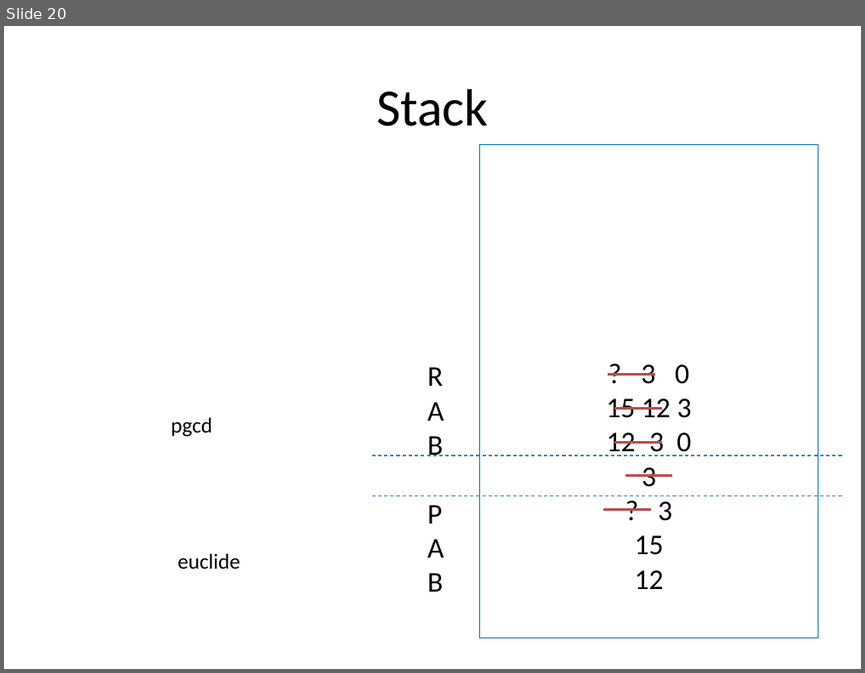
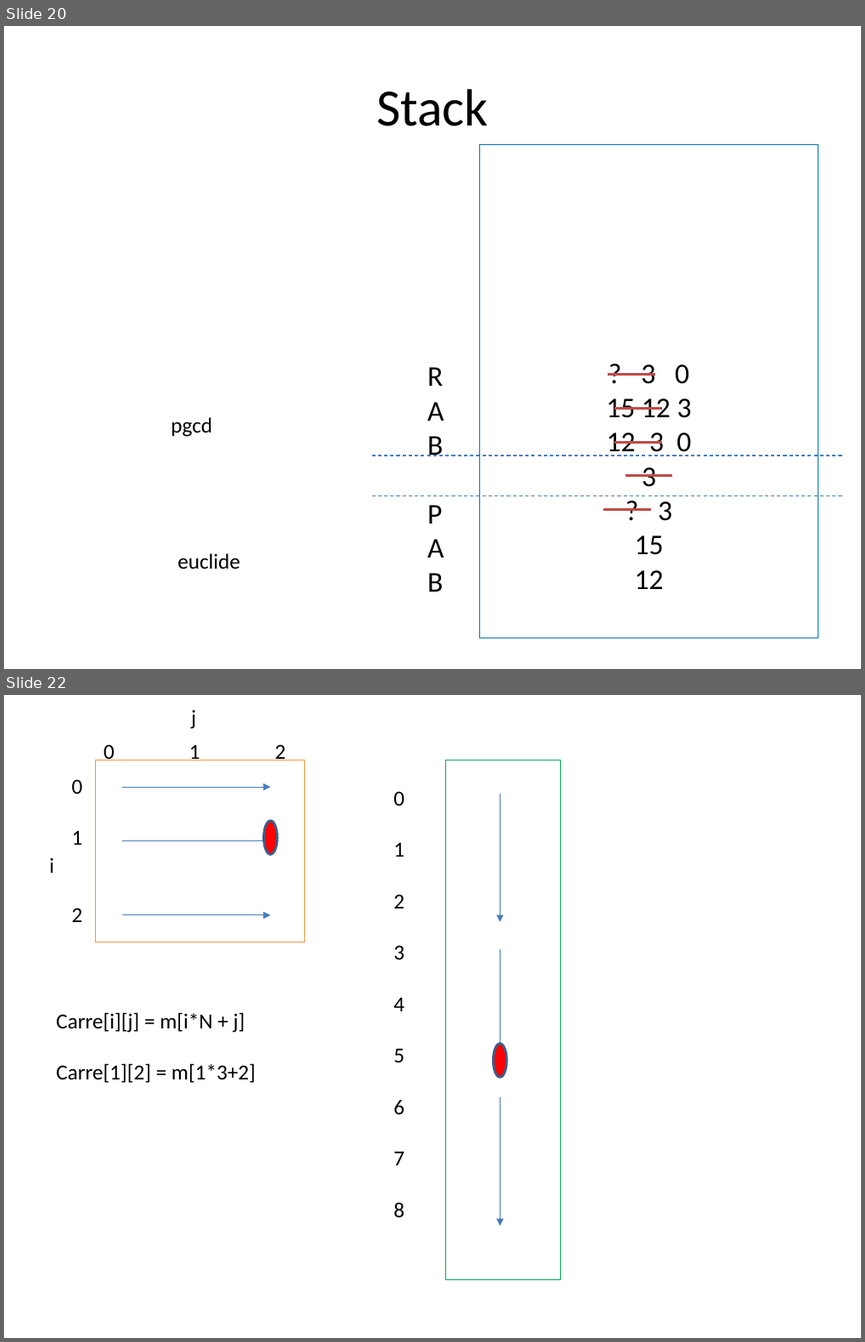
Before and after one commit to matthcol/CPP2019_07, a slide deck: CPP.pptx. Shown one above the other, each under a label of ours: slide 20 before the commit, slides 20 and 22 after it; the slides between them are not shown. The pictures are 865x673 and 865x1342 pixels, drawn with LibreOffice and Linux fonts; fonts in the diff are those of the drawing. Boxes give left, top, right and bottom in pixels: in the first picture for what was removed or moved away, otherwise in the second. Text is boxed around its words. In the diff, an @@ line names an element or a change of style, - is before the commit and + after.

```diff
--- a/CPP.pptx
+++ b/CPP.pptx
@@ slide 22 added at (4, 695, 861, 1338), background #FFFFFF @@
@@ text added at (191, 709, 196, 729), 18 pt, text #000000 @@
+j
@@ text added at (103, 744, 286, 760), 18 pt, text #000000 @@
+0 1 2
@@ rectangle added at (95, 760, 304, 942), outline #F79646 0.75 pt @@
@@ rectangle added at (446, 760, 561, 1279), outline #00B050 0.75 pt @@
@@ text added at (72, 779, 83, 922), 18 pt, text #000000 @@
+0
+1
+2
@@ arrow added from (122, 787) to (270, 787), #4B7EBC 0.75 pt @@
@@ text added at (393, 791, 404, 1218), 18 pt, text #000000 @@
+0
+1
+2
+3
+4
+5
+6
+7
+8
@@ arrow added from (500, 794) to (500, 922), #4B7EBC 0.75 pt @@
@@ ellipse added at (263, 821, 278, 854), fill #FF0000, outline #3A5F8C 2 pt @@
@@ arrow added from (122, 840) to (270, 840), #4B7EBC 0.75 pt @@
@@ text added at (49, 857, 54, 873), 18 pt, text #000000 @@
+i
@@ arrow added from (122, 915) to (270, 915), #4B7EBC 0.75 pt @@
@@ arrow added from (500, 948) to (500, 1077), #4B7EBC 0.75 pt @@
@@ text added at (56, 1012, 256, 1083), 18 pt, text #000000 @@
+Carre[i][j] = m[i*N + j]
+Carre[1][2] = m[1*3+2]
@@ ellipse added at (494, 1043, 507, 1077), fill #FF0000, outline #3A5F8C 2 pt @@
@@ arrow added from (500, 1097) to (500, 1225), #4B7EBC 0.75 pt @@
```
Also in this commit, not shown: 4 other slides added, 1 slide removed.
